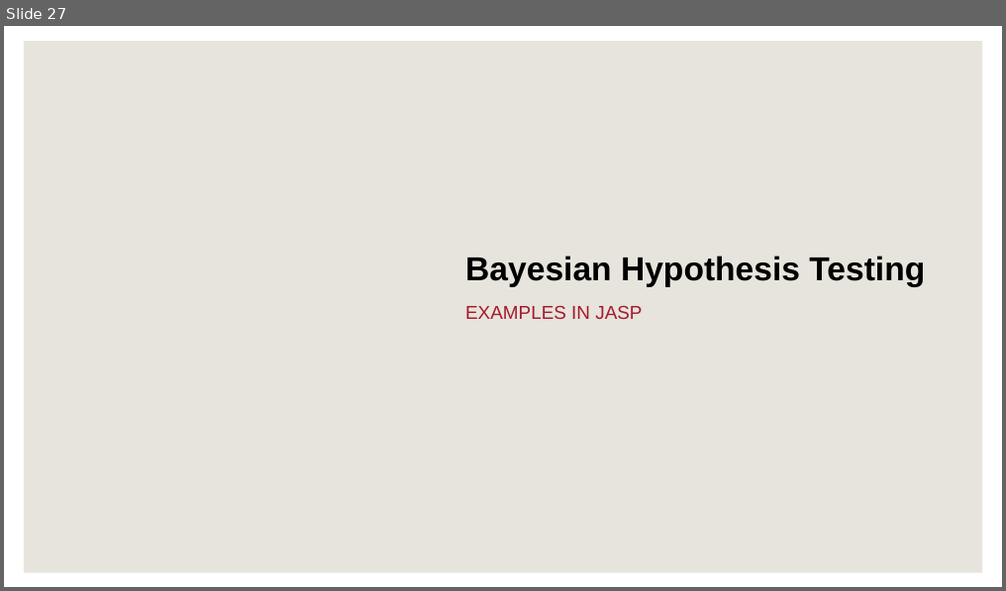
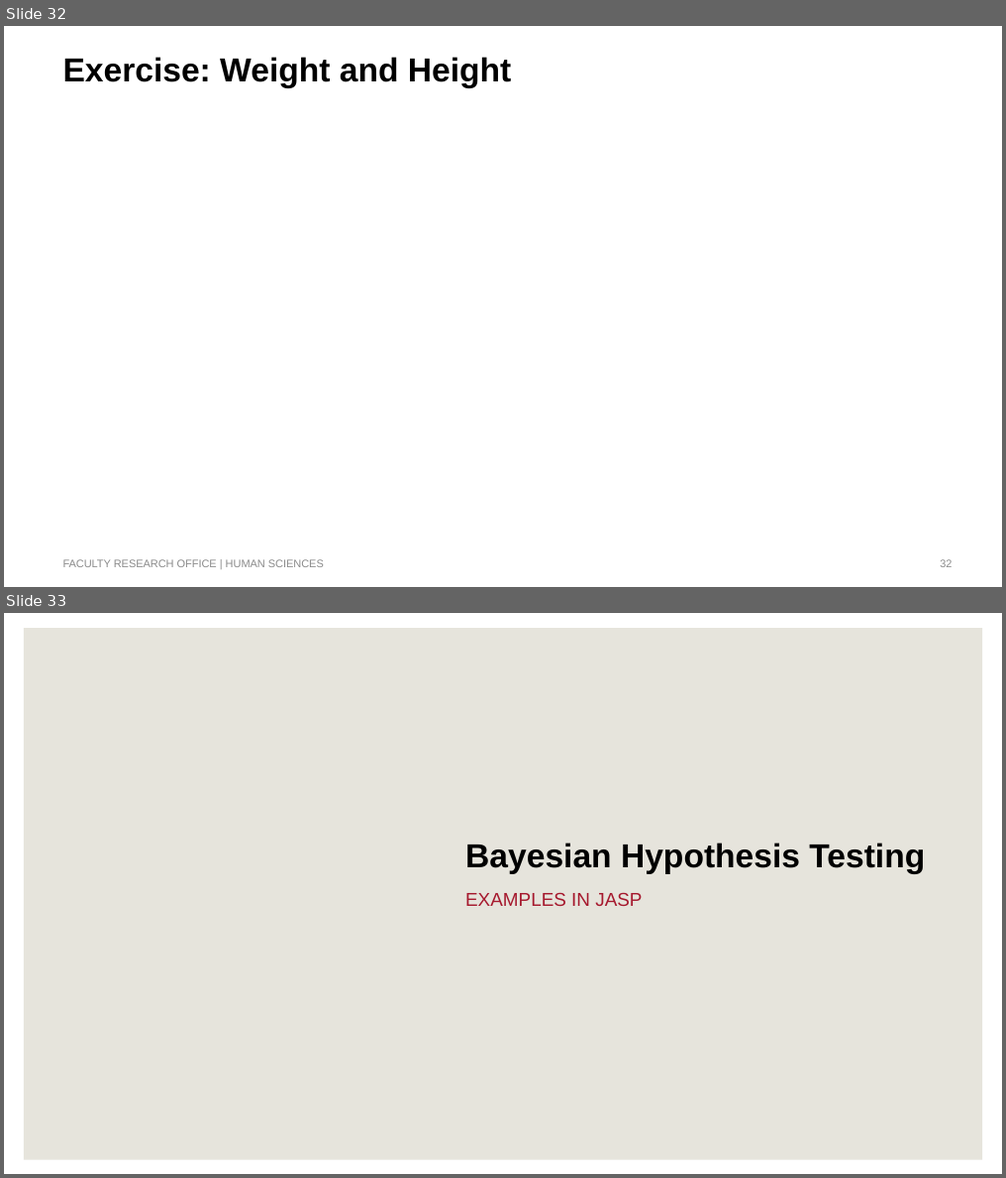
Before and after one commit to humburg/bayesian-data-analysis-in-r, a slide deck: Bayesian Data Analysis in R.pptx. Shown one above the other, each under a label of ours: slide 27 before the commit, slides 32 and 33 after it. The pictures are 1006x591 and 1006x1178 pixels, drawn with LibreOffice and Linux fonts; fonts in the diff are those of the drawing; background and template pictures are left out. Boxes give left, top, right and bottom in pixels: in the first picture for what was removed or moved away, otherwise in the second. Text is boxed around its words. In the diff, an @@ line names an element or a change of style, - is before the commit and + after.

```diff
--- a/Bayesian Data Analysis in R.pptx
+++ b/Bayesian Data Analysis in R.pptx
@@ slide 32 added at [4, 26, 1002, 587], background #FFFFFF @@
@@ title added at [63, 57, 511, 88], 32 pt, text #000000, bold @@
+Exercise: Weight and Height
@@ text added at [63, 560, 324, 568], 10.5 pt, text #8C8C8C @@
+FACULTY RESEARCH OFFICE | HUMAN SCIENCES
@@ page number added at [940, 560, 951, 568], 10.5 pt, text #8C8C8C @@
+32
@@ what was slide 27 is now slide 33 @@
```
Also in this commit, not shown: 1 slide changed, 5 other slides added.
